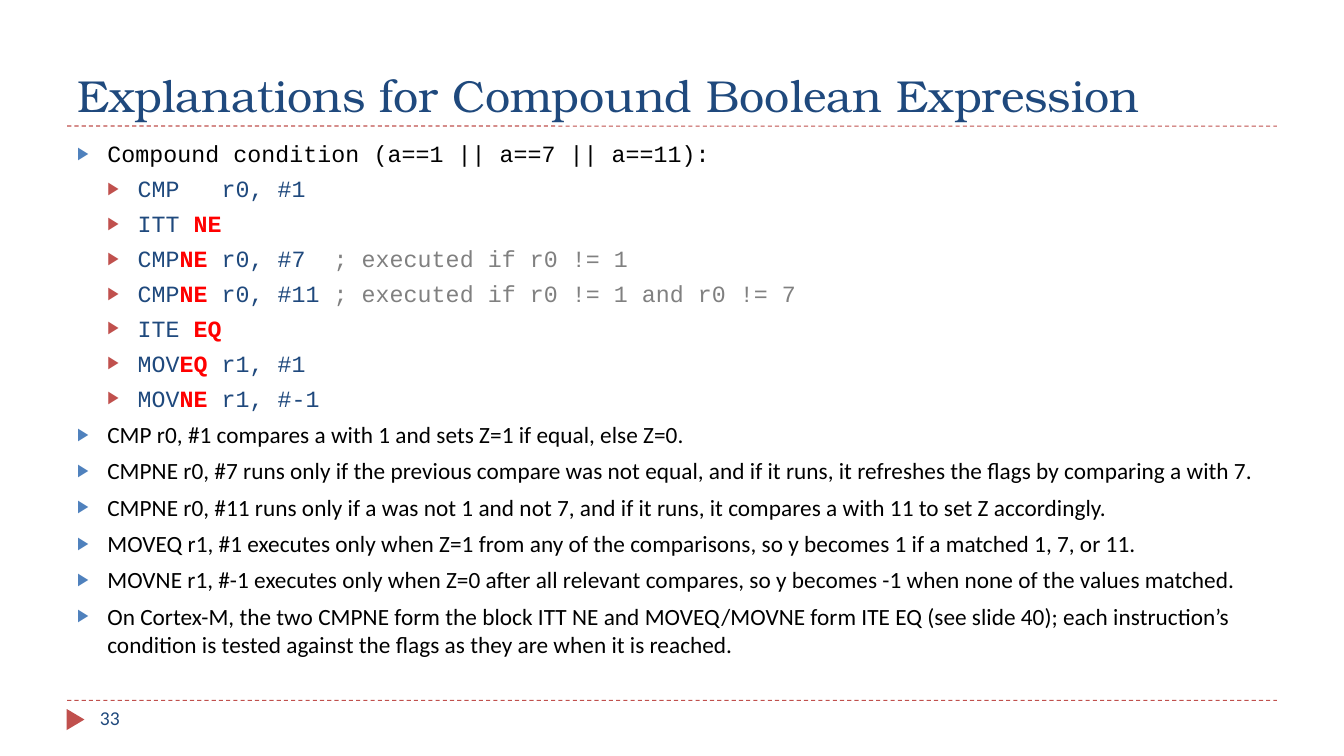
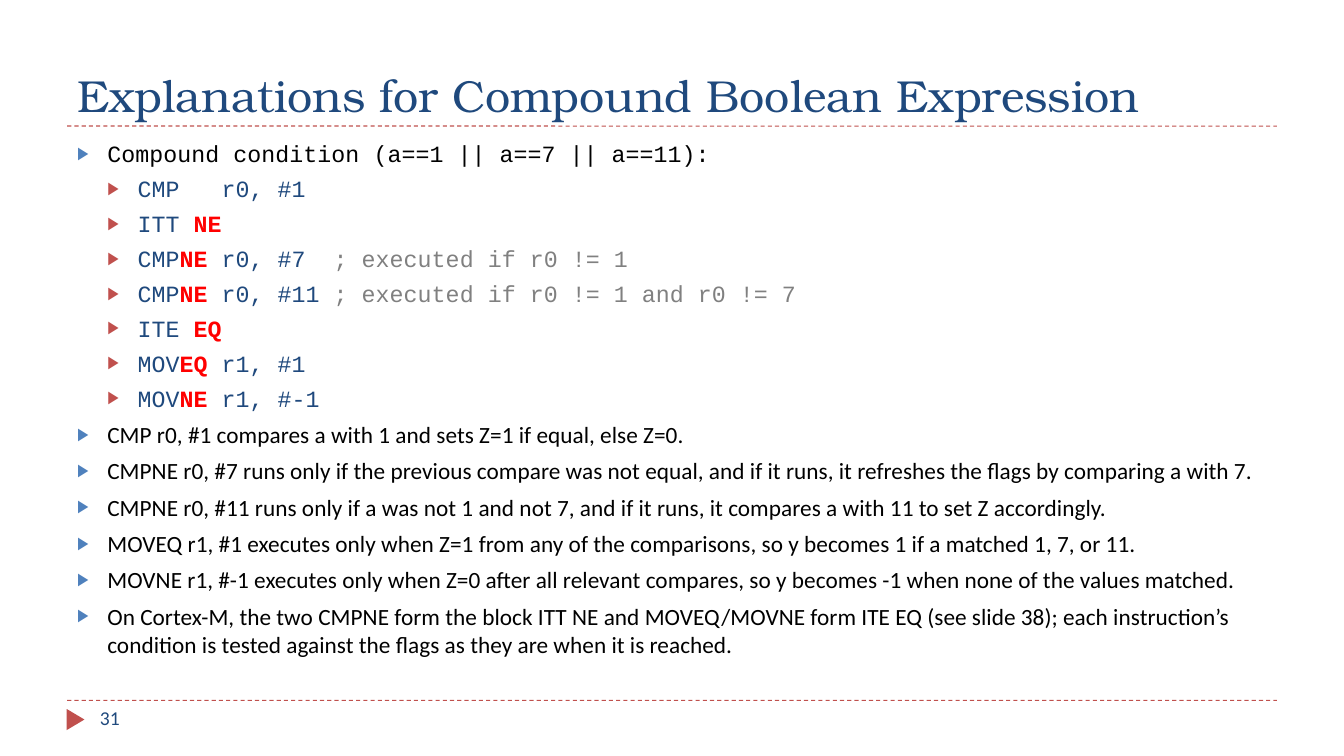
Before and after one commit to guhofstra/CSC111Fa26, a slide deck: slide 31 of PPTs/Ch6_ARM_Control_Flow.pptx (slide 33 before the commit). Drawn at 1344x756 pixels with LibreOffice and Linux fonts; fonts in the diff are those of the drawing. Boxes give left, top, right and bottom in pixels: in the first picture for what was removed or moved away, otherwise in the second. Text is boxed around its words. In the diff, an @@ line names an element or a change of style, - is before the commit and + after.

```diff
--- a/PPTs/Ch6_ARM_Control_Flow.pptx
+++ b/PPTs/Ch6_ARM_Control_Flow.pptx
@@ text at [107, 608, 1229, 657]: text changed @@
-▶ On Cortex-M, the two CMPNE form the block ITT NE and MOVEQ/MOVNE form ITE EQ (see slide 40); each instruction’s condition is tested against the flags as they are when it is reached.
+▶ On Cortex-M, the two CMPNE form the block ITT NE and MOVEQ/MOVNE form ITE EQ (see slide 38); each instruction’s condition is tested against the flags as they are when it is reached.
@@ page number at [100, 712, 120, 725]: text changed @@
-33
+31
```
Also in this commit, not shown: 18 other slides changed, 2 slides removed, 3 other files.
